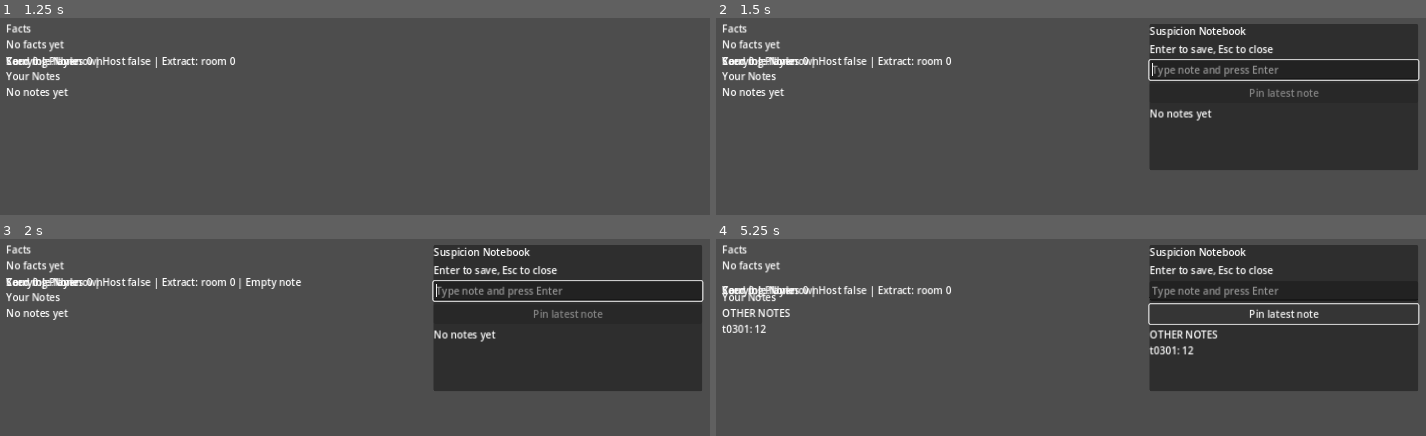
Above: before the commit, frames 1-4 (two rows, left to right).
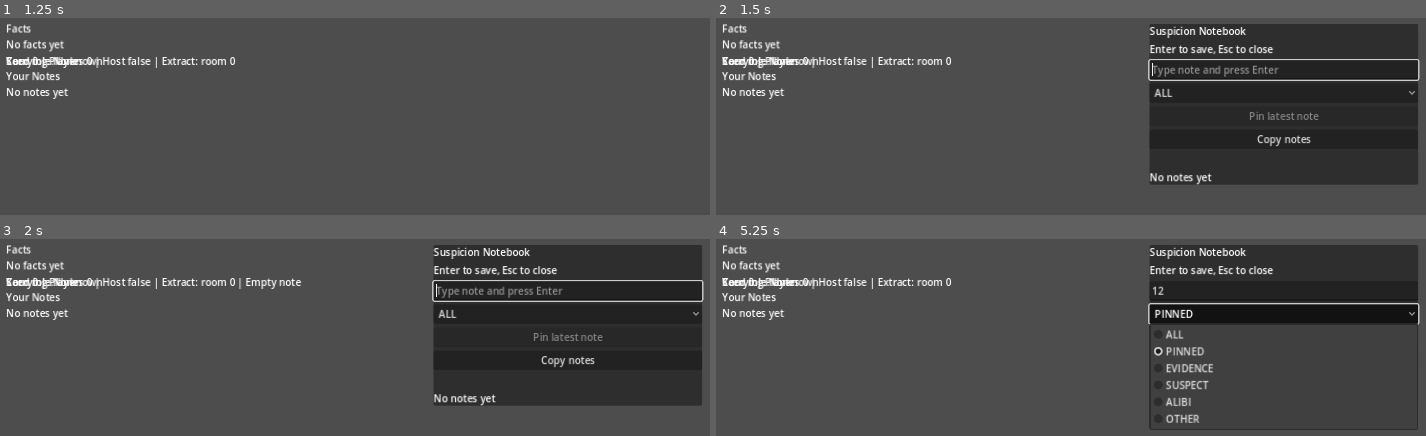
Above: after the commit, the same moments.

Repository: Jordans14/DeductionDelve
Game: Godot game, scene res://scenes/Game.tscn
Same seed, same stepped clock (60 frames per second), same inputs: the game is played once before the commit and once after it. This scene is started directly instead of the project's main scene.
Inputs (mouse positions are in pixels of both pictures, inside the frame that each line leads up to):
- Up to frame 1 (1.25 s): tap Enter (ui_accept) at 0.5, 0.77 s; hold Right (ui_right) from 0.53 s (still down); tap Tab at 0.6 s
- Up to frame 2 (1.5 s): keep holding Right (ui_right); tap Enter (ui_accept) at 1.25 s; tap N at 1.35 s
- Up to frame 3 (2 s): keep holding Right (ui_right); tap Enter (ui_accept) at 1.52 s
- Up to frame 4 (5.25 s): release Right (ui_right) at 2 s; click (1284, 290) at 2.02 s; type "12" at 2.1 s; click (1284, 313) at 2.75 s, where only the run after the commit has a clickable "ALL"; click (1284, 361) at 3.5 s, where only the run after the commit has a clickable "Copy notes"; click (1284, 313) at 4.25 s, where only the run after the commit has a clickable "PINNED"; tap Enter (ui_accept) at 5 s; hold Left (ui_left) from 5.03 s (still down); tap Q at 5.1 s

Frame 1 is identical in both runs. In frame 2, 3.4% of the frame differs, in the area x 61-99%, y 35-85%; in frame 3, 3.4%; in frame 4, 7.9%, in the area x 0-99%, y 19-97%.

Commit message:
notebook: filters copy export pinned sections

Diff:
--- a/godot/scenes/Game.tscn
+++ b/godot/scenes/Game.tscn
@@ -90,9 +90,20 @@
 placeholder_text = "Type note and press Enter"
 max_length = 120
 
+[node name="FilterOption" type="OptionButton" parent="CanvasLayer/NotebookPanel/VBox"]
+layout_mode = 2
+
 [node name="PinLatestButton" type="Button" parent="CanvasLayer/NotebookPanel/VBox"]
 layout_mode = 2
 text = "Pin latest note"
+
+[node name="CopyNotesButton" type="Button" parent="CanvasLayer/NotebookPanel/VBox"]
+layout_mode = 2
+text = "Copy notes"
+
+[node name="ToastLabel" type="Label" parent="CanvasLayer/NotebookPanel/VBox"]
+layout_mode = 2
+text = ""
 
 [node name="Notes" type="Label" parent="CanvasLayer/NotebookPanel/VBox"]
 layout_mode = 2
--- a/godot/src/run/game_controller.gd
+++ b/godot/src/run/game_controller.gd
@@ -45,7 +45,10 @@
 @onready var notebook_panel: Control = get_node_or_null("CanvasLayer/NotebookPanel") as Control
 @onready var notebook_hint_label: Label = get_node_or_null("CanvasLayer/NotebookPanel/VBox/Hint") as Label
 @onready var notebook_input: LineEdit = get_node_or_null("CanvasLayer/NotebookPanel/VBox/Input") as LineEdit
+@onready var notebook_filter_option: OptionButton = get_node_or_null("CanvasLayer/NotebookPanel/VBox/FilterOption") as OptionButton
 @onready var notebook_pin_button: Button = get_node_or_null("CanvasLayer/NotebookPanel/VBox/PinLatestButton") as Button
+@onready var notebook_copy_button: Button = get_node_or_null("CanvasLayer/NotebookPanel/VBox/CopyNotesButton") as Button
+@onready var notebook_toast_label: Label = get_node_or_null("CanvasLayer/NotebookPanel/VBox/ToastLabel") as Label
 @onready var notebook_notes_label: Label = get_node_or_null("CanvasLayer/NotebookPanel/VBox/Notes") as Label
 @onready var end_screen: PanelContainer = get_node_or_null("CanvasLayer/EndScreen") as PanelContainer
 @onready var end_seed_label: Label = get_node_or_null("CanvasLayer/EndScreen/VBox/Seed") as Label
@@ -72,6 +75,8 @@
 var end_payload: Dictionary = {}
 var notebook_open: bool = false
 var notebook_last_autonote_tick_by_key: Dictionary = {}
+var notebook_filter_mode: String = NOTEBOOK_FILTER_ALL
+var notebook_toast_expires_tick: int = -1
 var cli_auto_pickup: bool = false
 var cli_auto_pickup_done: bool = false
 var cli_auto_role_action: bool = false
@@ -98,8 +103,13 @@
 		EventLog.timeline_event_added.connect(_on_timeline_event_added)
 	if return_lobby_button:
 		return_lobby_button.pressed.connect(_on_return_lobby_pressed)
+	if notebook_filter_option:
+		_populate_notebook_filter_options()
+		notebook_filter_option.item_selected.connect(_on_notebook_filter_selected)
 	if notebook_pin_button:
 		notebook_pin_button.pressed.connect(_on_pin_latest_note_pressed)
+	if notebook_copy_button:
+		notebook_copy_button.pressed.connect(_on_copy_notes_pressed)
 	_apply_cli_args()
 	_spawn_players()
 	_build_rooms()
@@ -114,6 +124,8 @@
 		notebook_panel.visible = false
 	if notebook_hint_label:
 		notebook_hint_label.text = "Enter to save, Esc to close"
+	if notebook_toast_label:
+		notebook_toast_label.text = ""
 	print("run_started_transition")
 	print("GAME_READY pid=%d" % OS.get_process_id())
 
@@ -133,6 +145,10 @@
 		feedback_left = maxf(feedback_left - delta, 0.0)
 		if feedback_left <= 0.0:
 			feedback_text = ""
+	if notebook_toast_expires_tick >= 0 and tick_counter >= notebook_toast_expires_tick:
+		notebook_toast_expires_tick = -1
+		if notebook_toast_label:
+			notebook_toast_label.text = ""
 	if run_ended and _pressed_once(KEY_TAB):
 		end_timeline_limit = 20 if end_timeline_limit == 8 else 8
 		_refresh_end_timeline()
@@ -391,6 +407,8 @@
 		_refresh_notebook_panel()
 		if notebook_hint_label:
 			notebook_hint_label.text = "Enter to save, Esc to close"
+		if notebook_filter_option:
+			notebook_filter_option.select(_notebook_filter_index(notebook_filter_mode))
 		if notebook_input:
 			notebook_input.grab_focus()
 	elif notebook_input:
@@ -400,7 +418,7 @@
 	if notebook_notes_label == null:
 		return
 	var local_id := _local_peer_id()
-	var lines := _build_private_notes_sections(EventLog, local_id, NOTEBOOK_RECENT_LIMIT, NOTEBOOK_FILTER_ALL)
+	var lines := _build_private_notes_sections(EventLog, local_id, NOTEBOOK_RECENT_LIMIT, notebook_filter_mode)
 	if lines.is_empty():
 		notebook_notes_label.text = "No notes yet"
 	else:
@@ -413,6 +431,8 @@
 			notebook_pin_button.text = "Unpin latest note" if bool(latest_note.get("pinned", false)) else "Pin latest note"
 		else:
 			notebook_pin_button.text = "Pin latest note"
+	if notebook_toast_label and notebook_toast_expires_tick < 0:
+		notebook_toast_label.text = ""
 
 func _submit_notebook_note() -> void:
 	if notebook_input == null:
@@ -601,7 +621,10 @@
 	return "\n".join(_build_private_notes_sections(event_log, local_peer_id, limit, filter_mode))
 
 func _private_toast(_msg: String) -> void:
-	pass
+	if notebook_toast_label == null:
+		return
+	notebook_toast_label.text = _msg
+	notebook_toast_expires_tick = tick_counter + 90
 
 func _format_timeline_grouped(events: Array, private_feed: bool = false) -> Array[String]:
 	var lines: Array[String] = []
@@ -1210,6 +1233,46 @@
 func build_notebook_copy_text_for_test(event_log: Node, local_peer_id: int, limit: int, filter_mode: String) -> String:
 	return _build_notebook_copy_text(event_log, local_peer_id, limit, filter_mode)
 
+func get_notebook_notes_filtered_for_test(event_log: Node, local_peer_id: int, limit: int, filter_mode: String) -> Array:
+	return _collect_notebook_notes(event_log, local_peer_id, limit, filter_mode)
+
+func _populate_notebook_filter_options() -> void:
+	if notebook_filter_option == null:
+		return
+	notebook_filter_option.clear()
+	for mode in _notebook_filter_modes():
+		notebook_filter_option.add_item(mode)
+
+func _notebook_filter_modes() -> Array[String]:
+	return [
+		NOTEBOOK_FILTER_ALL,
+		NOTEBOOK_FILTER_PINNED,
+		NOTEBOOK_FILTER_EVIDENCE,
+		NOTEBOOK_FILTER_SUSPECT,
+		NOTEBOOK_FILTER_ALIBI,
+		NOTEBOOK_FILTER_OTHER
+	]
+
+func _notebook_filter_index(filter_mode: String) -> int:
+	return maxi(_notebook_filter_modes().find(_normalize_notebook_filter_mode(filter_mode)), 0)
+
+func _on_notebook_filter_selected(index: int) -> void:
+	var modes := _notebook_filter_modes()
+	if index < 0 or index >= modes.size():
+		notebook_filter_mode = NOTEBOOK_FILTER_ALL
+	else:
+		notebook_filter_mode = modes[index]
+	_refresh_notebook_panel()
+
+func _on_copy_notes_pressed() -> void:
+	var local_id := _local_peer_id()
+	var payload := _build_notebook_copy_text(EventLog, local_id, NOTEBOOK_RECENT_LIMIT, notebook_filter_mode)
+	if payload.is_empty():
+		_private_toast("No notes to copy")
+		return
+	DisplayServer.clipboard_set(payload)
+	_private_toast("Notes copied")
+
 func _apply_cli_args() -> void:
 	for arg in OS.get_cmdline_user_args():
 		if arg == "--auto-pickup":
--- a/godot/src/tests/test_runner.gd
+++ b/godot/src/tests/test_runner.gd
@@ -29,6 +29,7 @@
 	_test_end_payload_contract(failures)
 	_test_inspection_autonote_private_and_throttled(failures)
 	_test_notebook_pin_private_and_export_ordering(failures)
+	_test_notebook_filters_copy_and_sections(failures)
 
 	if failures.is_empty():
 		print("[PASS] Milestone tests passed.")
@@ -423,3 +424,59 @@
 		failures.append("private notes export/order should still include unpinned notes")
 	controller.free()
 	event_log.free()
+
+func _test_notebook_filters_copy_and_sections(failures: Array[String]) -> void:
+	var controller_script = load("res://src/run/game_controller.gd")
+	if controller_script == null:
+		failures.append("game_controller script should load for notebook filter/copy test")
+		return
+	var controller = controller_script.new()
+	var event_log = EVENT_LOG_SCRIPT.new()
+	event_log.add_event(controller._build_notebook_note_event("Checked E4 in room 3", 2, 10, 1, 3))
+	event_log.add_event(controller._build_notebook_note_event("SUSPECT: player lingered", 2, 20, 2, 3))
+	event_log.add_event(controller._build_notebook_note_event("ALIBI: stayed in room 1", 2, 30, 3, 1))
+	event_log.add_event(controller._build_notebook_note_event("plain observation", 2, 40, 4, 2))
+	event_log.add_event({
+		"event_id": 5,
+		"tick": 41,
+		"room_slot": 2,
+		"actor_peer_id": 2,
+		"event_type": "notebook_note_pin_toggled",
+		"visibility": "private",
+		"target_peer_id": 2,
+		"meta": {"note_event_id": 1, "pinned": true}
+	})
+	if not event_log.get_recent_public(8).is_empty():
+		failures.append("notebook filter/copy data should never appear in the public event feed")
+	if controller.get_notebook_notes_filtered_for_test(event_log, 2, 8, "ALL").size() != 4:
+		failures.append("ALL notebook filter should return all local notes")
+	var pinned_notes: Array = controller.get_notebook_notes_filtered_for_test(event_log, 2, 8, "PINNED")
+	if pinned_notes.size() != 1 or int(Dictionary(pinned_notes[0]).get("note_event_id", -1)) != 1:
+		failures.append("PINNED notebook filter should return only the pinned evidence note")
+	var evidence_notes: Array = controller.get_notebook_notes_filtered_for_test(event_log, 2, 8, "EVIDENCE")
+	if evidence_notes.size() != 1 or not bool(Dictionary(evidence_notes[0]).get("pinned", false)):
+		failures.append("EVIDENCE notebook filter should return the pinned evidence note")
+	var suspect_notes: Array = controller.get_notebook_notes_filtered_for_test(event_log, 2, 8, "SUSPECT")
+	if suspect_notes.size() != 1 or str(Dictionary(suspect_notes[0]).get("tag", "")) != "SUSPECT":
+		failures.append("SUSPECT notebook filter should return the suspect-tagged note")
+	var alibi_notes: Array = controller.get_notebook_notes_filtered_for_test(event_log, 2, 8, "ALIBI")
+	if alibi_notes.size() != 1 or str(Dictionary(alibi_notes[0]).get("tag", "")) != "ALIBI":
+		failures.append("ALIBI notebook filter should return the alibi-tagged note")
+	var other_notes: Array = controller.get_notebook_notes_filtered_for_test(event_log, 2, 8, "OTHER")
+	if other_notes.size() != 1 or controller._effective_notebook_tag(str(Dictionary(other_notes[0]).get("tag", ""))) != "OTHER":
+		failures.append("OTHER notebook filter should return only untagged notes")
+	var section_lines: Array[String] = controller.build_private_notes_sections_for_test(event_log, 2, 8, "ALL")
+	var section_text := "\n".join(section_lines)
+	if section_text.find("PINNED NOTES") == -1 or section_text.find("OTHER NOTES") == -1:
+		failures.append("private notebook sections should include pinned and other section headers")
+	var pinned_index := section_text.find("[PIN] t0010: EVIDENCE: Checked E4 in room 3")
+	var suspect_index := section_text.find("t0020: SUSPECT: player lingered")
+	if pinned_index == -1 or suspect_index == -1 or pinned_index > suspect_index:
+		failures.append("private notebook sections should render the pinned evidence note before other notes")
+	var copy_text: String = controller.build_notebook_copy_text_for_test(event_log, 2, 8, "ALL")
+	if copy_text.find("PINNED NOTES") == -1 or copy_text.find("OTHER NOTES") == -1:
+		failures.append("notebook copy payload should contain the same section headers as the private notes view")
+	if copy_text.find("[PIN] t0010: EVIDENCE: Checked E4 in room 3") == -1:
+		failures.append("notebook copy payload should include the pinned evidence note")
+	controller.free()
+	event_log.free()
